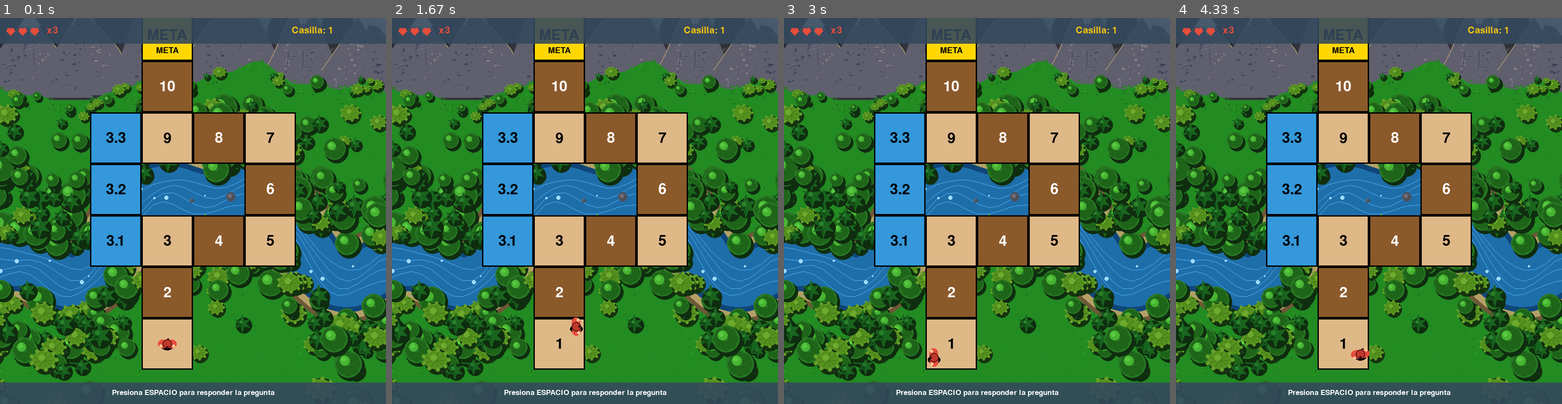
Above: before the commit, frames 1-4 (left to right).
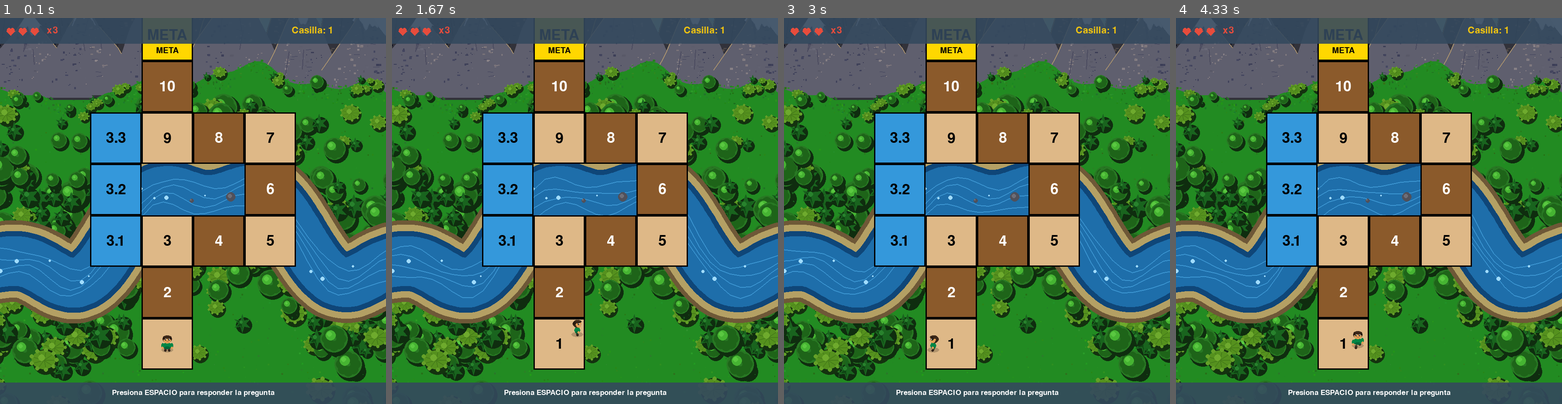
Above: after the commit, the same moments.

Repository: gabriel-del13/Pygame_Quizz_Game
Game: pygame game, started from main.py
Two runs of this game, one before a commit and one after it. Both use one fixed random seed, a clock stepped at 60 frames per second and the inputs below.
Inputs (mouse positions are in pixels of both pictures, inside the frame that each line leads up to):
- Up to frame 1 (0.1 s): no input
- Up to frame 2 (1.67 s): hold Right 0.33-0.8 s; move the mouse to (569, 226) at 0.37 s; hold Up 0.83-1.13 s; hold Right 1.17-1.63 s
- Up to frame 3 (3 s): hold Left 1.67-2.2 s; hold Down 2.23-2.53 s; hold Left 2.57-2.97 s
- Up to frame 4 (4.33 s): hold Up 3-3.37 s; hold Right 3.4-4.03 s; hold Down from 4.07 s (still down)

The runs differ from the first frame. In frame 1, 8.7% of the frame differs, in the area x 0-100%, y 37-87%; in frame 2, 9.3%; in frame 3, 9.3%; in frame 4, 9.4%, in the area x 0-100%, y 37-89%.

Commit message:
Add river animation and character movement enhancements

Diff:
--- a/background.py
+++ b/background.py
@@ -9,6 +9,8 @@
         self.alto_mundo = 5000
         self.superficie = pygame.Surface((self.ancho_mundo, self.alto_mundo))
         random.seed(42)
+        self.tiempo_rio = 0
+        self._generar_puntos_rio()
         self.generar_mundo()
 
     def generar_mundo(self):
@@ -221,7 +223,8 @@
         for offset_y in [-30, -10, 10, 30]:
             corriente = []
             for x, y in puntos[::3]:
-                jitter = math.sin(x * 0.04 + offset_y) * 8
+                # Agregar tiempo_rio para animar
+                jitter = math.sin(x * 0.04 + offset_y + self.tiempo_rio * 2) * 8
                 corriente.append((int(x), int(y) + offset_y + int(jitter)))
             if len(corriente) > 1:
                 pygame.draw.lines(self.superficie, (60, 150, 210), False, corriente, 2)
@@ -244,6 +247,10 @@
                 pygame.draw.circle(self.superficie, (80, 80, 90), (rx, ry), r)
                 pygame.draw.circle(self.superficie, (110, 110, 120), (rx - 2, ry - 2), r // 2)
 
+    def actualizar_rio(self):
+        """Redibuja solo el río con la animación actualizada"""
+        self._generar_puntos_rio()
+        self.dibujar_rio_epico()
     # -------------------------------------------------------
     #  ÁRBOLES (3 tipos: pino, roble, sauce)
     # -------------------------------------------------------
--- a/main.py
+++ b/main.py
@@ -1,6 +1,6 @@
 # main.py - Archivo principal del juego CON BIFURCACIONES (REFACTORIZADO)
 
-import pygame
+import pygame #type:ignore
 import sys
 from config import *
 from personaje import Personaje
@@ -182,6 +182,8 @@
         return True  # Continuar ejecutando
 
     def actualizar(self, teclas, mouse_pos):
+        self.fondo.tiempo_rio += 0.02  # Incrementar el tiempo para animar el río
+        self.fondo.actualizar_rio()  # Actualizar animación del río
         """Actualiza la lógica del juego según el estado actual"""
         if self.estado == "jugando":
             # Mover personaje
--- a/personaje.py
+++ b/personaje.py
@@ -6,63 +6,55 @@
     def __init__(self, x, y):
         self.x = x
         self.y = y
-        self.velocidad = 4
+        self.velocidad = 2
         self.ancho = 30
-        self.alto = 30 # Usamos un cuadrado para la colisión base
-
-        # Rotación
-        self.angulo = 0
-        self.angulo_objetivo = 0
-        self.velocidad_rotacion = 0.15 # Qué tan rápido alcanza el ángulo deseado
+        self.alto = 30
+
+        # Dirección: 0=abajo, 1=izquierda, 2=arriba, 3=derecha
+        self.direccion = 0
 
         # Animación
         self.frame_caminar = 0
-        self.velocidad_animacion = 0.2
+        self.velocidad_animacion = 0.15
         self.moviendose = False
+        self.tick_animacion = 0
 
     def mover(self, teclas, casillas):
         self.moviendose = False
         dx, dy = 0, 0
 
-        # Determinar dirección y ángulo objetivo
         if teclas[pygame.K_LEFT] or teclas[pygame.K_a]:
             dx = -self.velocidad
-            self.angulo_objetivo = 90
+            self.direccion = 1
             self.moviendose = True
         elif teclas[pygame.K_RIGHT] or teclas[pygame.K_d]:
             dx = self.velocidad
-            self.angulo_objetivo = 270
+            self.direccion = 3
             self.moviendose = True
 
         if teclas[pygame.K_UP] or teclas[pygame.K_w]:
             dy = -self.velocidad
-            self.angulo_objetivo = 180
-            self.moviendose = True
-            if dx > 0: self.angulo_objetivo = 225 # Diagonales
-            if dx < 0: self.angulo_objetivo = 135
+            if not (dx != 0):
+                self.direccion = 2
+            self.moviendose = True
         elif teclas[pygame.K_DOWN] or teclas[pygame.K_s]:
             dy = self.velocidad
-            self.angulo_objetivo = 0
-            self.moviendose = True
-            if dx > 0: self.angulo_objetivo = 315
-            if dx < 0: self.angulo_objetivo = 45
-
-        # --- Lógica de Rotación Suave ---
-        # Esto hace que el ángulo actual "persiga" al objetivo
-        diff = (self.angulo_objetivo - self.angulo + 180) % 360 - 180
-        self.angulo += diff * self.velocidad_rotacion
-
-        # --- Lógica de Hitbox (Dentro de casillas) ---
+            if not (dx != 0):
+                self.direccion = 0
+            self.moviendose = True
+
+        # Movimiento diagonal más lento
+        if dx != 0 and dy != 0:
+            dx *= 0.707
+            dy *= 0.707
+
         nueva_x = self.x + dx
         nueva_y = self.y + dy
 
-        # Definimos el margen de colisión del personaje (su "cuerpo")
-        # Para que no se salga de la casilla, evaluamos sus 4 esquinas
         puede_mover = False
-        margen = 12 # Radio de colisión
+        margen = 12
 
         for casilla in casillas:
-            # Verificamos si el área ocupada por el personaje está dentro de la casilla
             if (nueva_x - margen >= casilla.x + 5 and
                 nueva_x + margen <= casilla.x + TAMANO_CASILLA - 5 and
                 nueva_y - margen >= casilla.y + 5 and
@@ -75,54 +67,202 @@
             self.y = nueva_y
 
         if self.moviendose:
-            self.frame_caminar += self.velocidad_animacion
-            if self.frame_caminar >= 4:
-                self.frame_caminar = 0
+            self.tick_animacion += self.velocidad_animacion
+            self.frame_caminar = int(self.tick_animacion) % 4
+        else:
+            self.frame_caminar = 0
+            self.tick_animacion = 0
 
     def dibujar(self, pantalla, offset_x, offset_y):
-        sc_x = int(self.x - offset_x)
-        sc_y = int(self.y - offset_y)
-
-        # Creamos una superficie temporal para dibujar al personaje y luego rotarla
-        # o usamos trigonometría para dibujar relativo al centro.
-        # Aquí usaremos trigonometría simple para mantener los dibujos vectoriales de pygame.
-
-        rad = math.radians(self.angulo)
-
-        def rotar_punto(px, py, angulo_rad):
-            """Rota un punto respecto al centro (0,0)"""
-            nx = px * math.cos(angulo_rad) - py * math.sin(angulo_rad)
-            ny = px * math.sin(angulo_rad) + py * math.cos(angulo_rad)
-            return (int(nx + sc_x), int(ny + sc_y))
-
-        # 1. Sombra (estática en el suelo)
-        pygame.draw.ellipse(pantalla, (0, 0, 0, 60), (sc_x - 15, sc_y - 5, 30, 20))
-
-        # 2. Piernas (se mueven adelante/atrás según el ángulo)
+        cx = int(self.x - offset_x)
+        cy = int(self.y - offset_y)
+
+        # =============================================
+        #  PALETA DE COLORES
+        # =============================================
+        COLOR_PIEL       = (225, 159, 86)
+        COLOR_PIEL_OSCURO= (210, 165, 120)
+        COLOR_CAMISA     = (0, 134, 70)    # Rojo (cambia si quieres)
+        COLOR_CAMISA_OSC = (2, 102, 56)
+        COLOR_PANTALON   = (70, 55, 40)
+        COLOR_PANTALON_OSC = (50, 38, 28)
+        COLOR_PELO       = (60, 40, 25)
+        COLOR_PELO_OSC   = (40, 25, 15)
+        COLOR_ZAPATO     = (50, 35, 25)
+        COLOR_OJO        = (30, 30, 30)
+        COLOR_BOCA       = (180, 100, 80)
+        COLOR_SOMBRA     = (0, 0, 0)
+
+        # Oscilación de piernas al caminar
+        # frame_caminar va de 0 a 3:  0=parado, 1=pie adelante, 2=centro, 3=pie atrás
+        osc = 0
         if self.moviendose:
-            oscilacion = math.sin(self.frame_caminar * math.pi / 2) * 8
-            p1 = rotar_punto(-6, oscilacion, rad)
-            p2 = rotar_punto(6, -oscilacion, rad)
-            pygame.draw.circle(pantalla, (40, 40, 40), p1, 5)
-            pygame.draw.circle(pantalla, (40, 40, 40), p2, 5)
-
-        # 3. Hombros y Cuerpo (Óvalo que rota)
-        # Dibujamos varios círculos/elipses rotados para formar el torso
-        for i in range(-12, 13, 4):
-            pos_hombro = rotar_punto(i, 0, rad)
-            pygame.draw.circle(pantalla, ROJO, pos_hombro, 10)
-
-        # 4. Brazos (Ahora siempre se ven ambos porque rotan con el cuerpo)
-        mano_l = rotar_punto(-15, 8 if self.moviendose else 5, rad)
-        mano_r = rotar_punto(15, -8 if self.moviendose else 5, rad)
-        pygame.draw.circle(pantalla, (255, 200, 150), mano_l, 4)
-        pygame.draw.circle(pantalla, (255, 200, 150), mano_r, 4)
-
-        # 5. Cabeza (Encima de todo)
-        centro_cabeza = rotar_punto(0, 0, rad)
-        pygame.draw.circle(pantalla, (192, 57, 43), centro_cabeza, 11)
-        pygame.draw.circle(pantalla, (80, 20, 20), centro_cabeza, 11, 2)
-
-        # Referencia de "frente" (pequeña nariz o visera)
-        frente = rotar_punto(0, 8, rad)
-        pygame.draw.circle(pantalla, (50, 10, 10), frente, 3)
+            osc = math.sin(self.tick_animacion * math.pi) * 5  # oscila entre -5 y 5
+
+        # =============================================
+        #  SOMBRA EN EL SUELO
+        # =============================================
+        sombra_surf = pygame.Surface((28, 12), pygame.SRCALPHA)
+        pygame.draw.ellipse(sombra_surf, (0, 0, 0, 50), (0, 0, 28, 12))
+        pantalla.blit(sombra_surf, (cx - 14, cy + 8))
+
+        # =============================================
+        #  DIBUJO SEGÚN DIRECCIÓN
+        # =============================================
+        if self.direccion == 0:
+            self._dibujar_frente(pantalla, cx, cy, osc,
+                                 COLOR_PIEL, COLOR_PIEL_OSCURO,
+                                 COLOR_CAMISA, COLOR_CAMISA_OSC,
+                                 COLOR_PANTALON, COLOR_PANTALON_OSC,
+                                 COLOR_PELO, COLOR_PELO_OSC,
+                                 COLOR_ZAPATO, COLOR_OJO, COLOR_BOCA, COLOR_SOMBRA)
+        elif self.direccion == 2:
+            self._dibujar_espalda(pantalla, cx, cy, osc,
+                                  COLOR_PIEL, COLOR_PIEL_OSCURO,
+                                  COLOR_CAMISA, COLOR_CAMISA_OSC,
+                                  COLOR_PANTALON, COLOR_PANTALON_OSC,
+                                  COLOR_PELO, COLOR_PELO_OSC,
+                                  COLOR_ZAPATO, COLOR_SOMBRA)
+        elif self.direccion == 1:
+            self._dibujar_lado(pantalla, cx, cy, osc, False,
+                               COLOR_PIEL, COLOR_PIEL_OSCURO,
+                               COLOR_CAMISA, COLOR_CAMISA_OSC,
+                               COLOR_PANTALON, COLOR_PANTALON_OSC,
+                               COLOR_PELO, COLOR_PELO_OSC,
+                               COLOR_ZAPATO, COLOR_OJO, COLOR_SOMBRA)
+        elif self.direccion == 3:
+            self._dibujar_lado(pantalla, cx, cy, osc, True,
+                               COLOR_PIEL, COLOR_PIEL_OSCURO,
+                               COLOR_CAMISA, COLOR_CAMISA_OSC,
+                               COLOR_PANTALON, COLOR_PANTALON_OSC,
+                               COLOR_PELO, COLOR_PELO_OSC,
+                               COLOR_ZAPATO, COLOR_OJO, COLOR_SOMBRA)
+
+    # =================================================================
+    #  VISTA FRONTAL (mirando hacia abajo / hacia la cámara)
+    # =================================================================
+    def _dibujar_frente(self, s, cx, cy, osc,
+                        PIEL, PIEL_O, CAM, CAM_O, PAN, PAN_O,
+                        PELO, PELO_O, ZAP, OJO, BOCA, SOMBRA):
+        # -- Piernas / Zapatos --
+        pie_izq_y = cy + 10 + int(osc)
+        pie_der_y = cy + 10 - int(osc)
+        pygame.draw.ellipse(s, PAN, (cx - 7, pie_izq_y - 2, 6, 8))
+        pygame.draw.ellipse(s, PAN, (cx + 1, pie_der_y - 2, 6, 8))
+        pygame.draw.ellipse(s, ZAP, (cx - 8, pie_izq_y + 3, 7, 5))
+        pygame.draw.ellipse(s, ZAP, (cx + 1, pie_der_y + 3, 7, 5))
+
+        # -- Cuerpo / Torso --
+        pygame.draw.ellipse(s, CAM, (cx - 10, cy - 4, 20, 16))
+        # Sombra inferior del torso
+        pygame.draw.ellipse(s, CAM_O, (cx - 8, cy + 6, 16, 6))
+
+        # -- Brazos --
+        brazo_osc = int(osc * 0.6)
+        # Brazo izquierdo
+        pygame.draw.ellipse(s, CAM, (cx - 14, cy - 2 + brazo_osc, 7, 12))
+        pygame.draw.circle(s, PIEL, (cx - 11, cy + 9 + brazo_osc), 3)
+        # Brazo derecho
+        pygame.draw.ellipse(s, CAM, (cx + 7, cy - 2 - brazo_osc, 7, 12))
+        pygame.draw.circle(s, PIEL, (cx + 11, cy + 9 - brazo_osc), 3)
+
+        # -- Cabeza --
+        # Pelo trasero (se ve un poquito arriba)
+        pygame.draw.ellipse(s, PELO, (cx - 11, cy - 20, 22, 18))
+        # Cara
+        pygame.draw.ellipse(s, PIEL, (cx - 9, cy - 17, 18, 16))
+        # Pelo flequillo
+        pygame.draw.ellipse(s, PELO, (cx - 10, cy - 20, 20, 8))
+        # Mechones laterales
+        pygame.draw.ellipse(s, PELO_O, (cx - 11, cy - 16, 6, 6))
+        pygame.draw.ellipse(s, PELO_O, (cx + 5, cy - 16, 6, 6))
+
+        # Ojos
+        pygame.draw.circle(s, OJO, (cx - 4, cy - 10), 2)
+        pygame.draw.circle(s, OJO, (cx + 4, cy - 10), 2)
+        # Brillito en los ojos
+        pygame.draw.circle(s, (255, 255, 255), (cx - 3, cy - 11), 1)
+        pygame.draw.circle(s, (255, 255, 255), (cx + 5, cy - 11), 1)
+        # Boca
+        pygame.draw.line(s, BOCA, (cx - 2, cy - 6), (cx + 2, cy - 6), 1)
+
+    # =================================================================
+    #  VISTA TRASERA (mirando hacia arriba)
+    # =================================================================
+    def _dibujar_espalda(self, s, cx, cy, osc,
+                         PIEL, PIEL_O, CAM, CAM_O, PAN, PAN_O,
+                         PELO, PELO_O, ZAP, SOMBRA):
+        # -- Piernas / Zapatos --
+        pie_izq_y = cy + 10 + int(osc)
+        pie_der_y = cy + 10 - int(osc)
+        pygame.draw.ellipse(s, PAN, (cx - 7, pie_izq_y - 2, 6, 8))
+        pygame.draw.ellipse(s, PAN, (cx + 1, pie_der_y - 2, 6, 8))
+        pygame.draw.ellipse(s, ZAP, (cx - 8, pie_izq_y + 3, 7, 5))
+        pygame.draw.ellipse(s, ZAP, (cx + 1, pie_der_y + 3, 7, 5))
+
+        # -- Cuerpo / Torso --
+        pygame.draw.ellipse(s, CAM, (cx - 10, cy - 4, 20, 16))
+        pygame.draw.ellipse(s, CAM_O, (cx - 8, cy + 6, 16, 6))
+
+        # -- Brazos --
+        brazo_osc = int(osc * 0.6)
+        pygame.draw.ellipse(s, CAM, (cx - 14, cy - 2 - brazo_osc, 7, 12))
+        pygame.draw.circle(s, PIEL, (cx - 11, cy + 9 - brazo_osc), 3)
+        pygame.draw.ellipse(s, CAM, (cx + 7, cy - 2 + brazo_osc, 7, 12))
+        pygame.draw.circle(s, PIEL, (cx + 11, cy + 9 + brazo_osc), 3)
+
+        # -- Cabeza (vista trasera = más pelo, sin cara) --
+        # Pelo cubre toda la cabeza desde atrás
+        pygame.draw.ellipse(s, PELO, (cx - 11, cy - 20, 22, 20))
+        # Detalle de pelo
+        pygame.draw.ellipse(s, PELO_O, (cx - 9, cy - 14, 18, 10))
+        # Cuello apenas visible
+        pygame.draw.ellipse(s, PIEL, (cx - 4, cy - 4, 8, 5))
+
+    # =================================================================
+    #  VISTA LATERAL (izquierda o derecha)
+    # =================================================================
+    def _dibujar_lado(self, s, cx, cy, osc, mirando_derecha,
+                    PIEL, PIEL_O, CAM, CAM_O, PAN, PAN_O,
+                    PELO, PELO_O, ZAP, OJO, SOMBRA):
+
+        flip = 1 if mirando_derecha else -1
+
+        # -- Piernas (una delante, otra detrás) --
+        pie_del_y = cy + 10 + int(osc)
+        pie_tra_y = cy + 10 - int(osc)
+
+        # Pierna trasera (más al centro, se ve "detrás")
+        pygame.draw.ellipse(s, PAN_O, (cx - 3, pie_tra_y - 2, 6, 8))
+        pygame.draw.ellipse(s, ZAP, (cx - 4 + flip * 1, pie_tra_y + 3, 7, 5))
+
+        # Pierna delantera
+        pygame.draw.ellipse(s, PAN, (cx - 3, pie_del_y - 2, 6, 8))
+        pygame.draw.ellipse(s, ZAP, (cx - 4 + flip * 1, pie_del_y + 3, 7, 5))
+
+        # -- Cuerpo (más estrecho de lado) --
+        pygame.draw.ellipse(s, CAM, (cx - 7, cy - 4, 14, 16))
+        pygame.draw.ellipse(s, CAM_O, (cx - 5, cy + 6, 10, 6))
+
+        # -- Brazo visible (solo uno en vista de perfil) --
+        brazo_osc = int(osc * 0.7)
+        pygame.draw.ellipse(s, CAM, (cx - 2 + flip * 2, cy - 1 + brazo_osc, 6, 11))
+        pygame.draw.circle(s, PIEL, (cx + 1 + flip * 2, cy + 9 + brazo_osc), 3)
+
+        # -- Cabeza --
+        # Pelo trasero
+        pygame.draw.ellipse(s, PELO, (cx - 9 - flip * 2, cy - 20, 20, 18))
+        # Cara de perfil
+        pygame.draw.ellipse(s, PIEL, (cx - 6 + flip * 2, cy - 18, 14, 16))
+        # Pelo encima
+        pygame.draw.ellipse(s, PELO, (cx - 8, cy - 20, 18, 8))
+        # Mechón que cae
+        pygame.draw.ellipse(s, PELO_O, (cx - 8 - flip * 2, cy - 16, 7, 8))
+
+        # Ojo (uno solo, de perfil)
+        ojo_x = cx + flip * 3
+        pygame.draw.circle(s, OJO, (ojo_x, cy - 10), 2)
+        pygame.draw.circle(s, (255, 255, 255), (ojo_x + flip, cy - 11), 1)
+
+        # Nariz pequeña
+        pygame.draw.circle(s, PIEL_O, (cx + flip * 8, cy - 9), 2)
